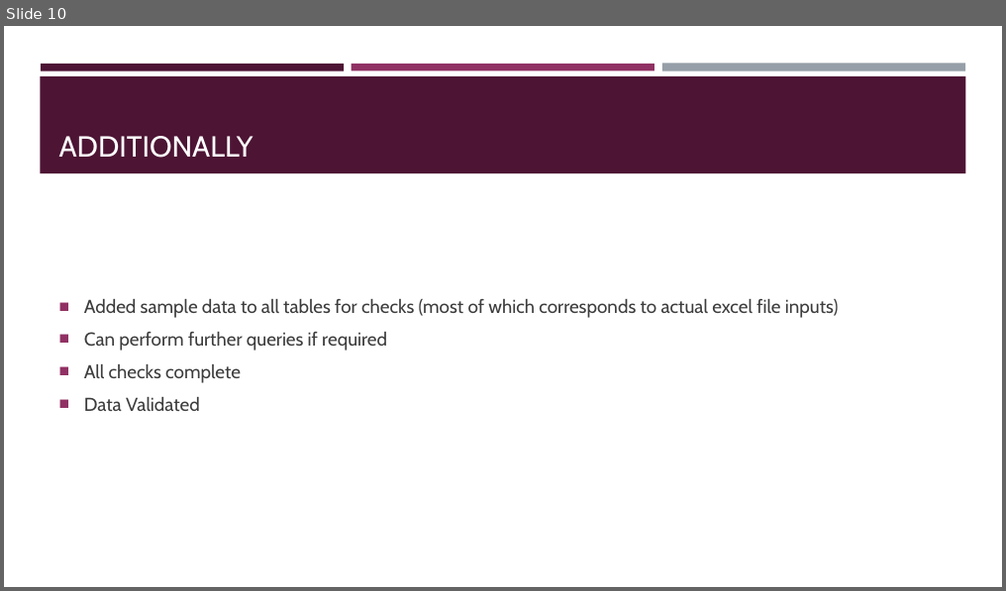
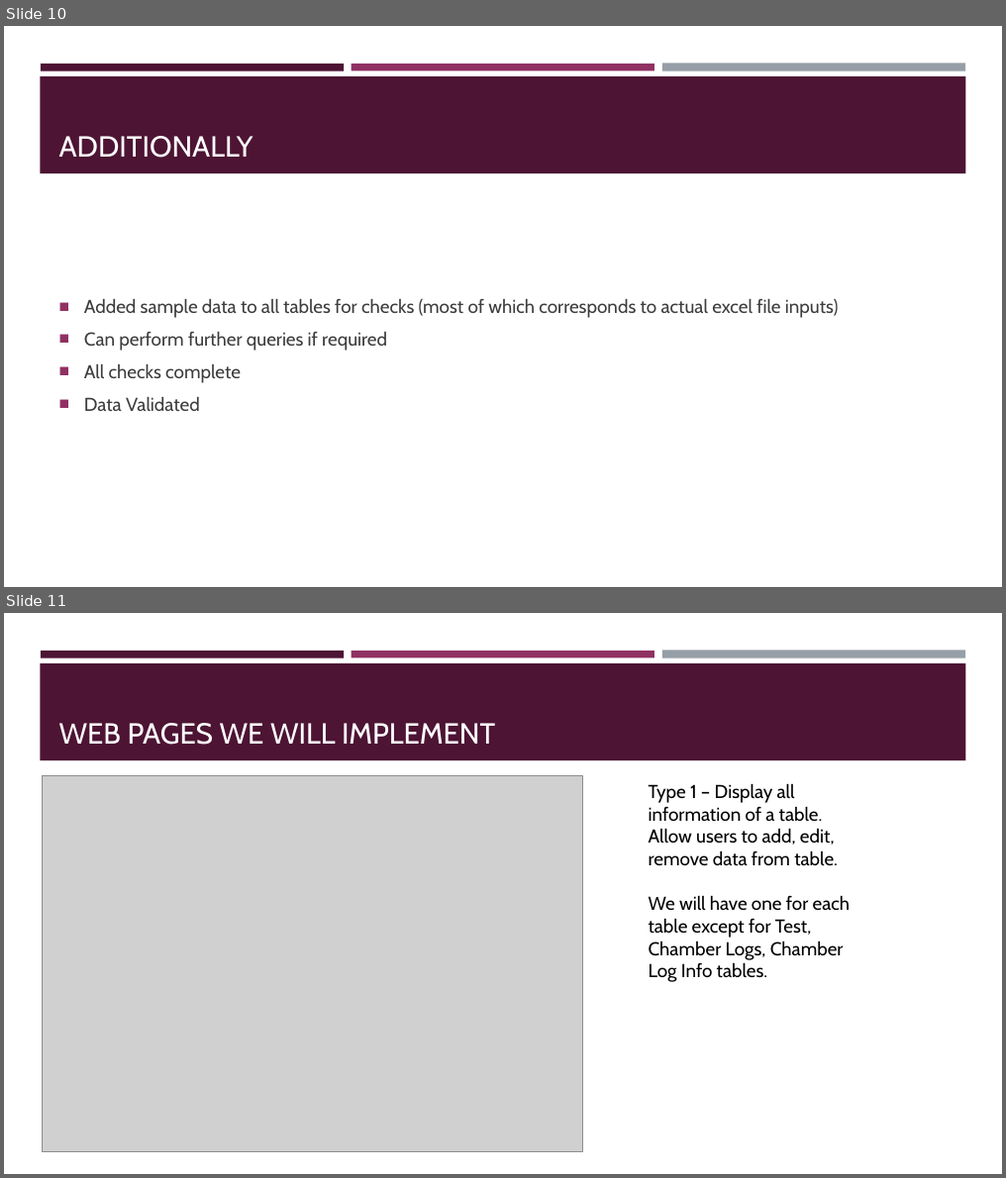
Before and after one commit to LaplaceDM/HanonSystemsDatabase, a slide deck: Documentation/Database.pptx. Shown one above the other, each under a label of ours: slide 10 before the commit, slides 10 and 11 after it. The pictures are 1006x591 and 1006x1178 pixels, drawn with LibreOffice and Linux fonts; fonts in the diff are those of the drawing; grey boxes stand for pictures. Boxes give left, top, right and bottom in pixels: in the first picture for what was removed or moved away, otherwise in the second. Text is boxed around its words. In the diff, an @@ line names an element or a change of style, - is before the commit and + after.

```diff
--- a/Documentation/Database.pptx
+++ b/Documentation/Database.pptx
@@ slide 11 added at (x1=4, y1=613, x2=1002, y2=1174), background #FFFFFF; not listed: 4 template elements that a slide beside it also shows @@
@@ title added at (x1=59, y1=723, x2=495, y2=745), 28 pt, text #FFFFFF @@
+WEB PAGES WE WILL IMPLEMENT
@@ picture added at (x1=43, y1=776, x2=583, y2=1152) @@
@@ text added at (x1=648, y1=783, x2=850, y2=982), 18 pt, text #000000 @@
+Type 1 – Display all information of a table. Allow users to add, edit, remove data from table.
+We will have one for each table except for Test, Chamber Logs, Chamber Log Info tables.
```
Also in this commit, not shown: 4 other slides added, 2 other files.
